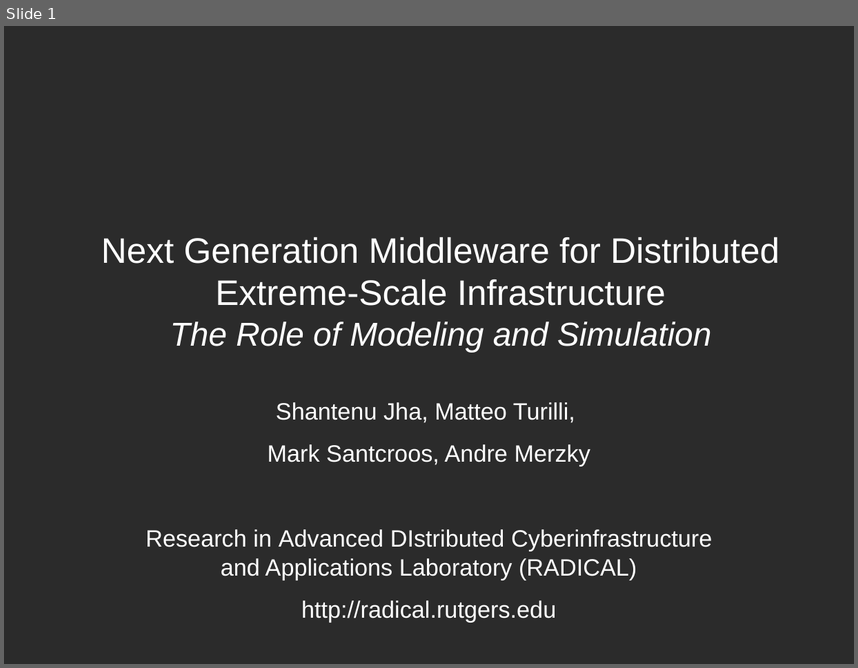
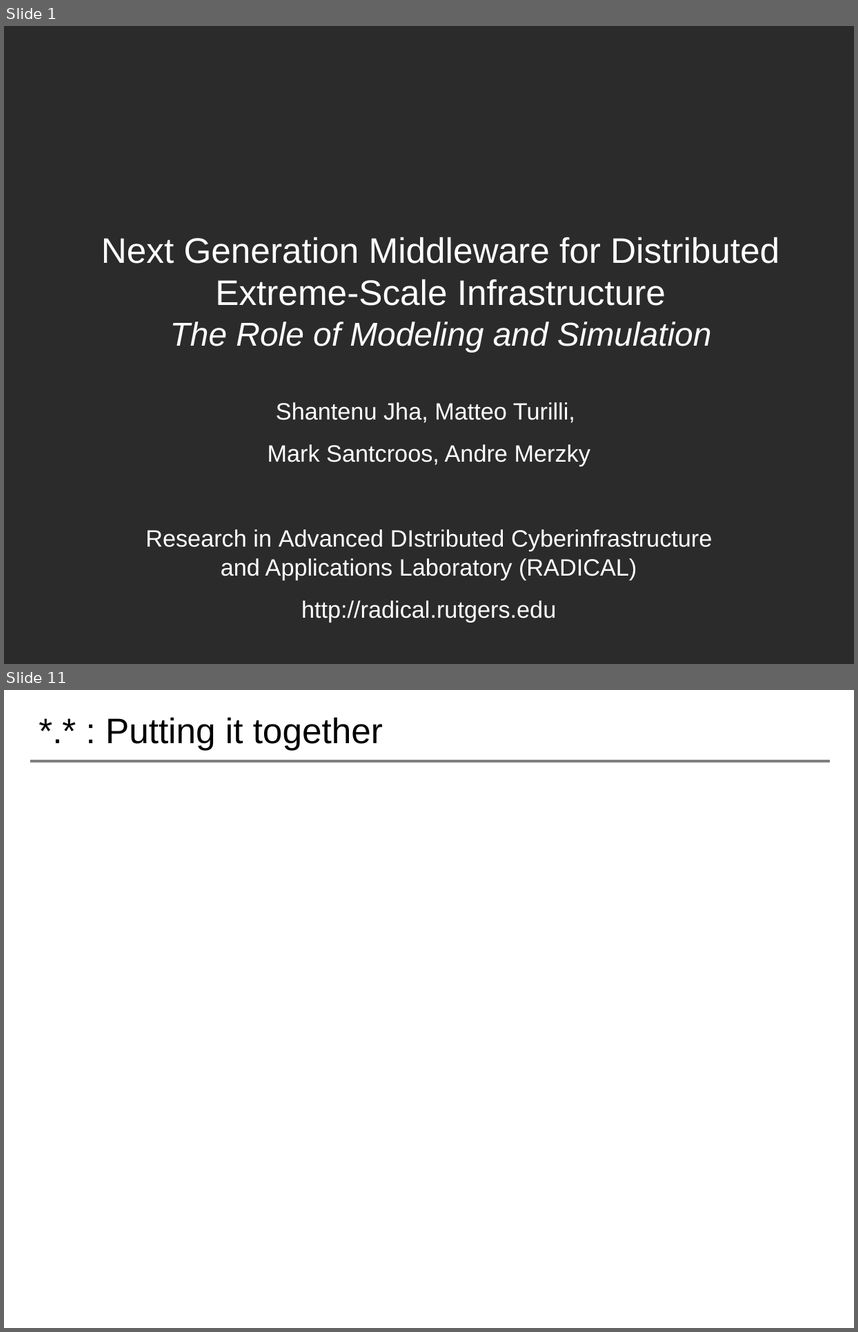
Before and after one commit to saga-project/NGMW, a slide deck: presentations/radical-modsim.pptx. Shown one above the other, each under a label of ours: slide 1 before the commit, slides 1 and 11 after it; the slides between them are not shown. The pictures are 858x668 and 858x1332 pixels, drawn with LibreOffice and Linux fonts; fonts in the diff are those of the drawing; background and template pictures are left out; a plain dark background stands for a picture behind light text. Boxes give left, top, right and bottom in pixels: in the first picture for what was removed or moved away, otherwise in the second. Text is boxed around its words. In the diff, an @@ line names an element or a change of style, - is before the commit and + after.

```diff
--- a/presentations/radical-modsim.pptx
+++ b/presentations/radical-modsim.pptx
@@ slide 11 added at (4, 690, 854, 1328), background #FFFFFF @@
@@ title added at (105, 717, 383, 750), 30 pt, text #000000 @@
+*.* : Putting it together
@@ line added from (30, 761) to (829, 761), #808080 2 pt @@
```
Also in this commit, not shown: 2 slides changed, 9 other slides added.
